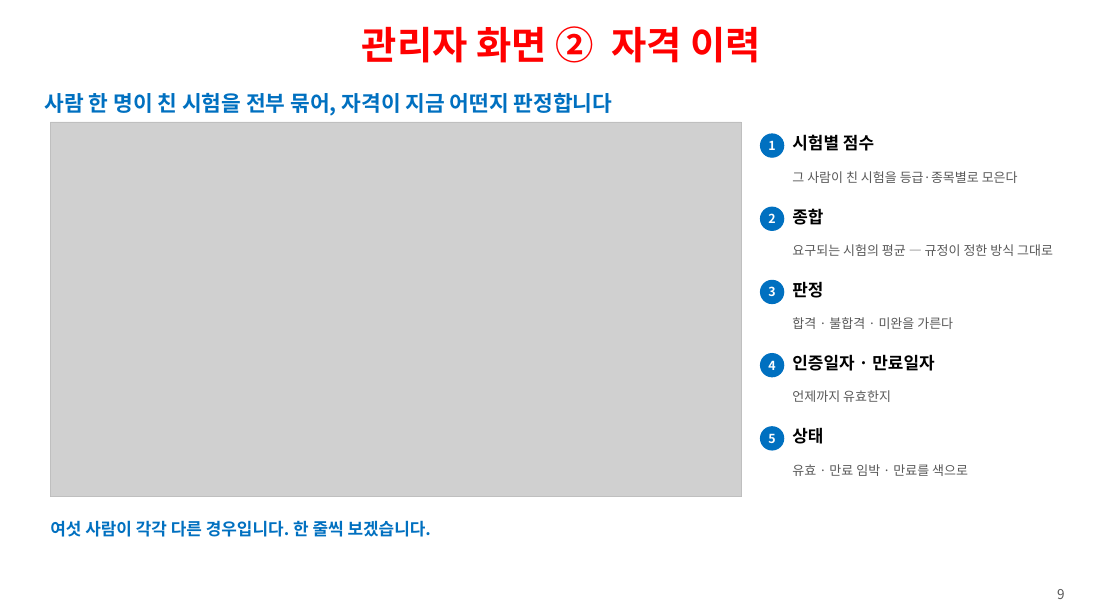
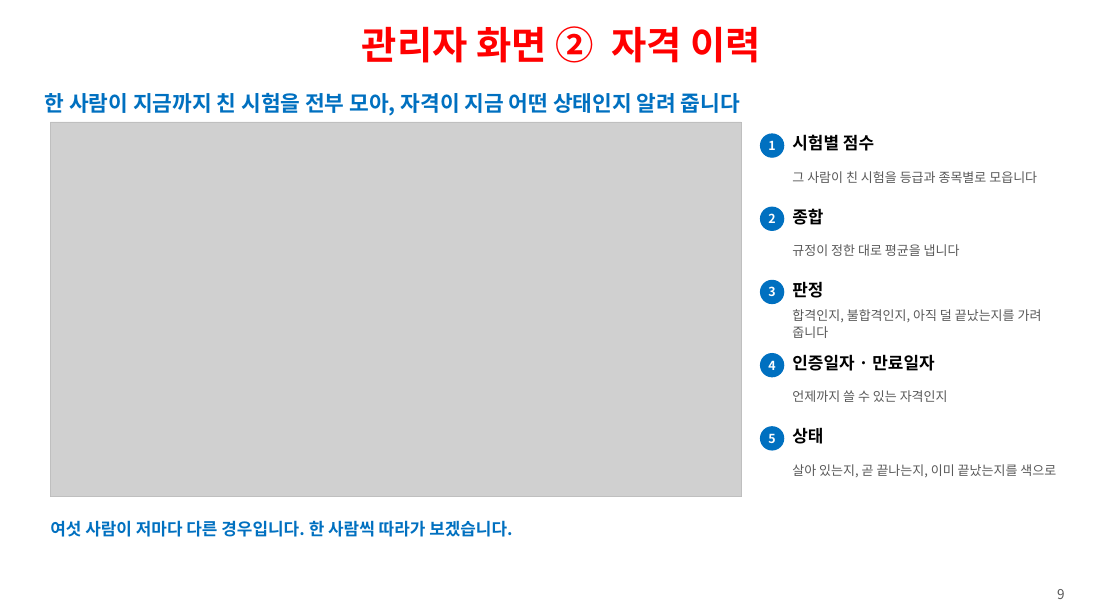
Before and after one commit to ys1277-sys/HIENDT-CBT, a slide deck: slide 9 of docs/발표자료-CBT-2026-08.pptx. Drawn at 1120x610 pixels with LibreOffice and Linux fonts; fonts in the diff are those of the drawing; grey boxes stand for pictures. Boxes give left, top, right and bottom in pixels: in the first picture for what was removed or moved away, otherwise in the second. Text is boxed around its words. In the diff, an @@ line names an element or a change of style, - is before the commit and + after.

```diff
--- a/docs/발표자료-CBT-2026-08.pptx
+++ b/docs/발표자료-CBT-2026-08.pptx
@@ text at <box>45,93,740,116</box>: text changed @@
-사람 한 명이 친 시험을 전부 묶어, 자격이 지금 어떤지 판정합니다
+한 사람이 지금까지 친 시험을 전부 모아, 자격이 지금 어떤 상태인지 알려 줍니다
@@ text at <box>792,171,1037,183</box>: text changed @@
-그 사람이 친 시험을 등급·종목별로 모은다
+그 사람이 친 시험을 등급과 종목별로 모읍니다
@@ text at <box>792,244,960,256</box>: text changed @@
-요구되는 시험의 평균 — 규정이 정한 방식 그대로
+규정이 정한 대로 평균을 냅니다
@@ text at <box>792,309,1042,338</box>: text changed @@
-합격 · 불합격 · 미완을 가른다
+합격인지, 불합격인지, 아직 덜 끝났는지를 가려 줍니다
@@ text at <box>792,390,948,402</box>: text changed @@
-언제까지 유효한지
+언제까지 쓸 수 있는 자격인지
@@ text at <box>792,464,1056,477</box>: text changed @@
-유효 · 만료 임박 · 만료를 색으로
+살아 있는지, 곧 끝나는지, 이미 끝났는지를 색으로
@@ text at <box>50,520,512,537</box>: text changed @@
-여섯 사람이 각각 다른 경우입니다. 한 줄씩 보겠습니다.
+여섯 사람이 저마다 다른 경우입니다. 한 사람씩 따라가 보겠습니다.
```
Also in this commit, not shown: 27 other slides changed, 1 other file.
